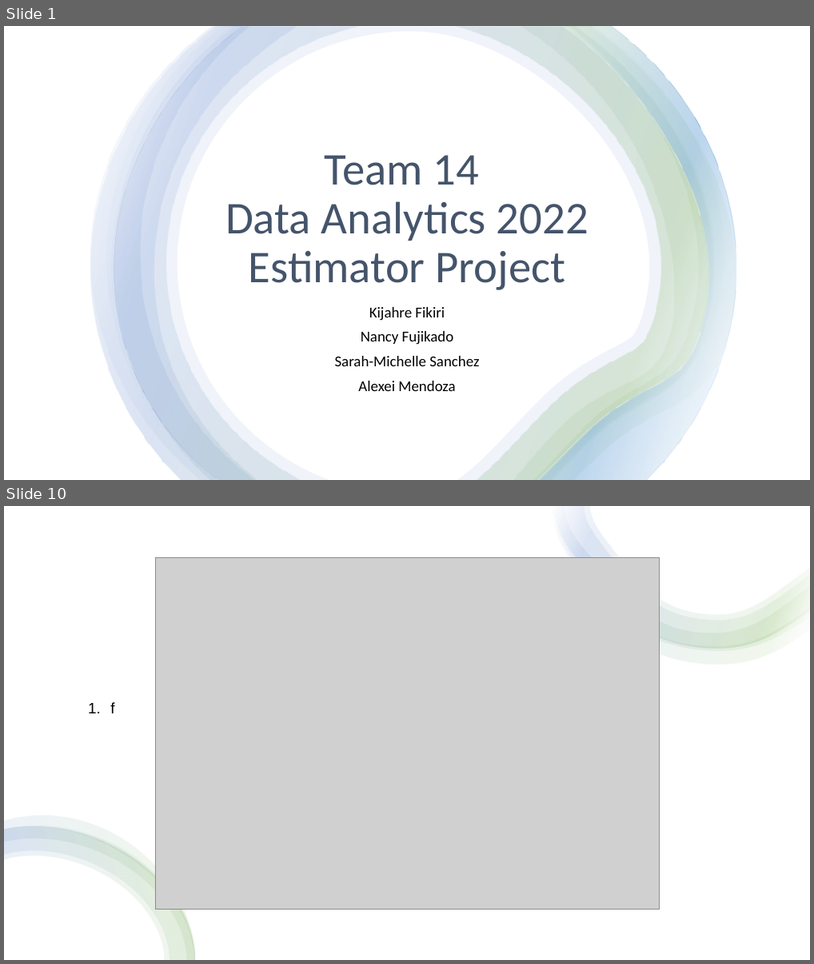
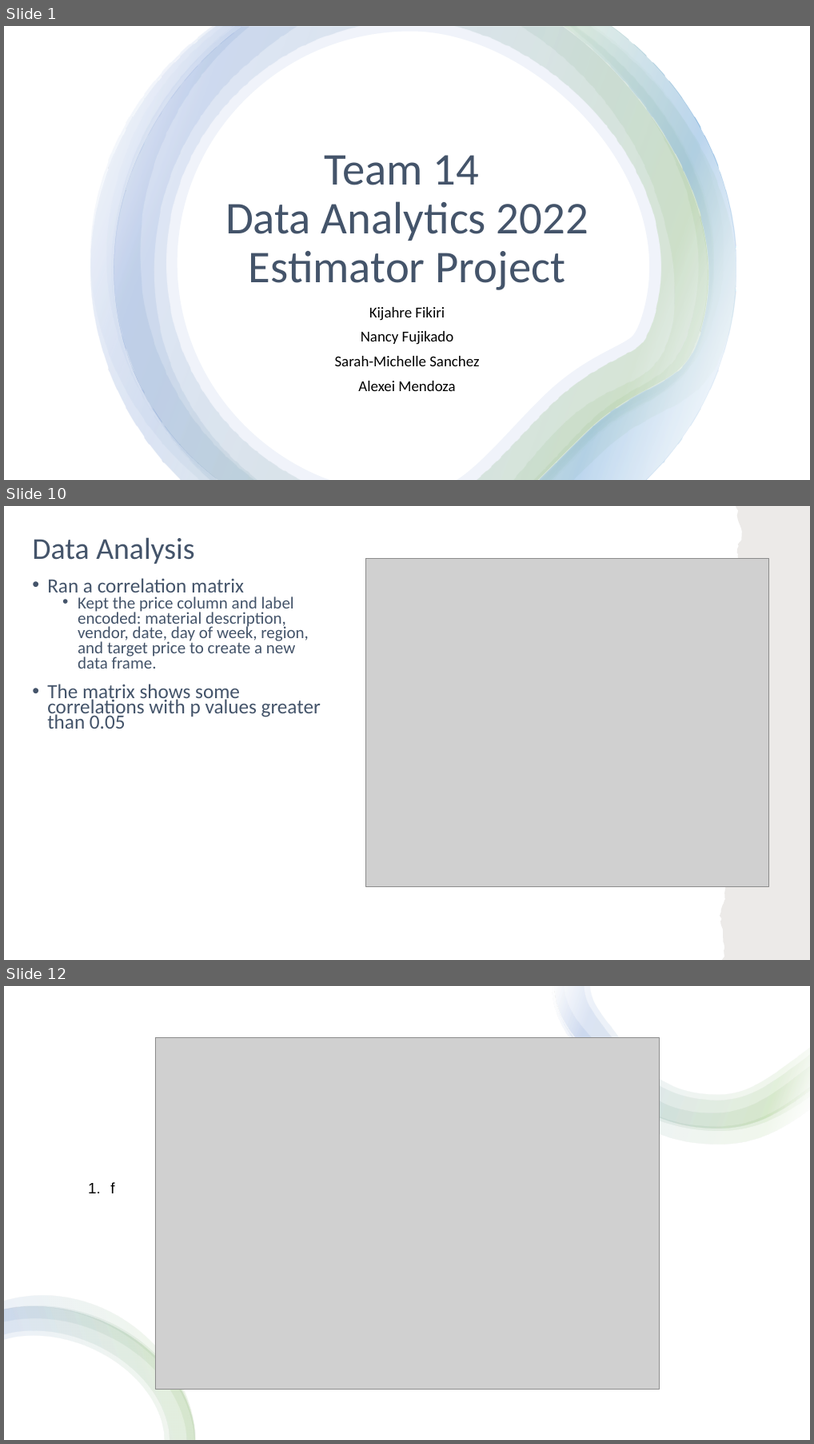
Before and after one commit to thegreatkeej/Estimator_Project, a slide deck: Team14_Presentation.pptx. Shown one above the other, each under a label of ours: slides 1 and 10 before the commit, slides 1, 10 and 12 after it; the slides between them are not shown. The pictures are 814x964 and 814x1444 pixels, drawn with LibreOffice and Linux fonts; fonts in the diff are those of the drawing; grey boxes stand for pictures. Boxes give left, top, right and bottom in pixels: in the first picture for what was removed or moved away, otherwise in the second. Text is boxed around its words. In the diff, an @@ line names an element or a change of style, - is before the commit and + after.

```diff
--- a/Team14_Presentation.pptx
+++ b/Team14_Presentation.pptx
@@ slide 10 added at (4,506,810,960), background #FFFFFF @@
@@ freeform shape added at (720,506,810,960), fill #82766A at 15% opacity @@
@@ title added at (32,537,194,564), 36 pt, text #44546A @@
+Data Analysis
@@ picture added at (366,559,770,887) @@
@@ text added at (47,578,321,728), 20 pt, text #44546A @@
+• Ran a correlation matrix
+  • Kept the price column and label encoded: material description, vendor, date, day of week, region, and target price to create a new data frame.
+• The matrix shows some correlations with p values greater than 0.05
@@ what was slide 10 is now slide 12 @@
```
Also in this commit, not shown: 6 slides changed, 3 other slides added, 1 slide removed.
